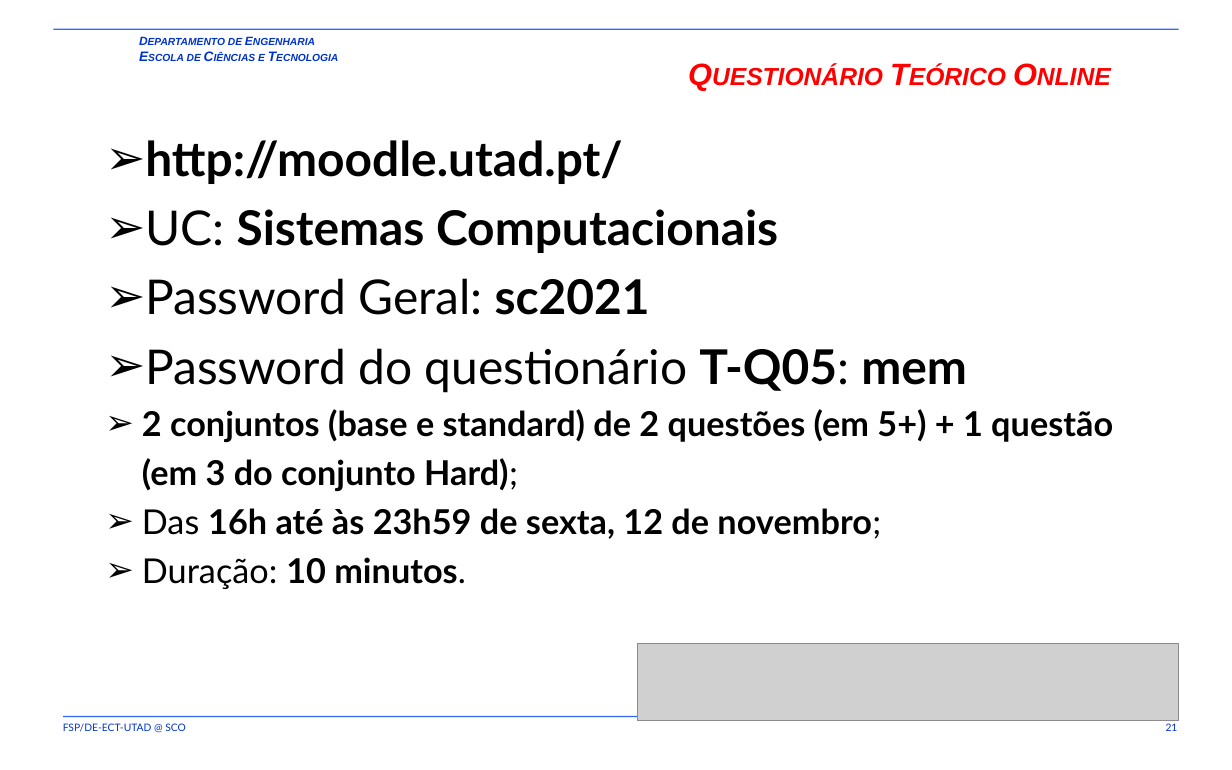
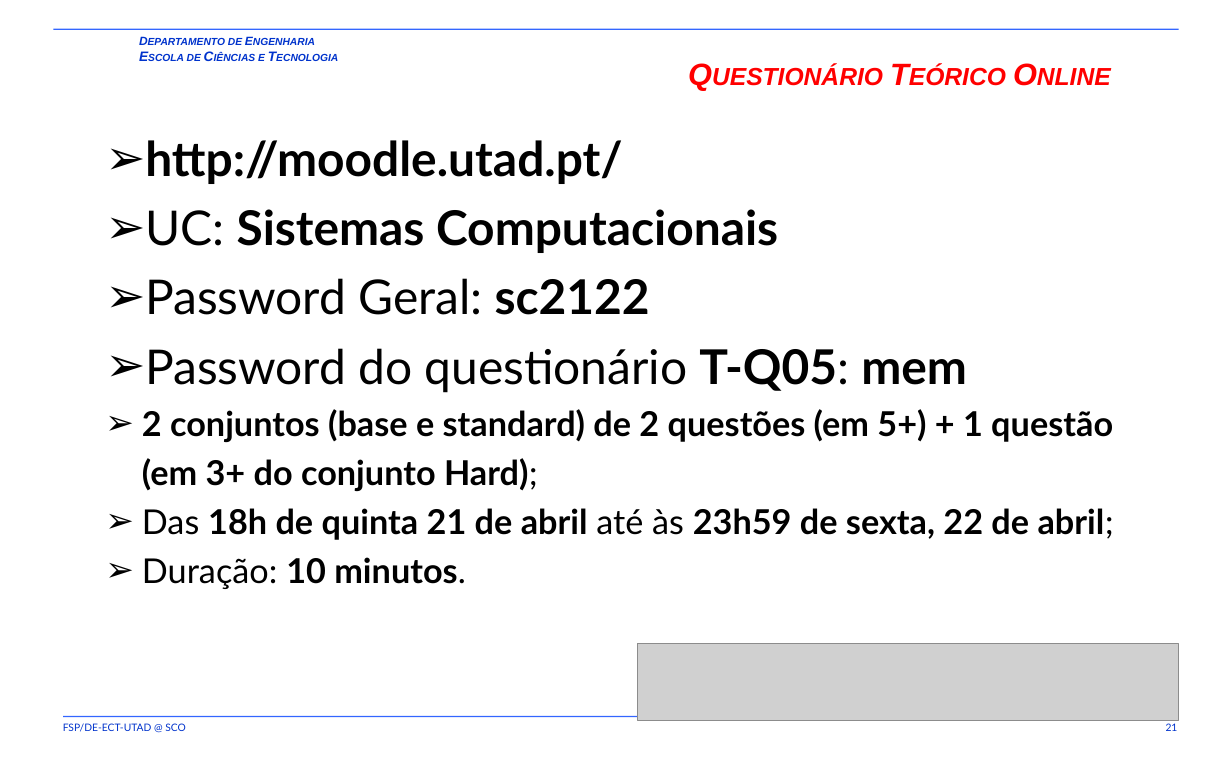
Before and after one commit to fsp864/UTAD-SCO, a slide deck: slide 21 of aulas/t/old/SCO-T1-A09-A10.pptx. Drawn at 1232x770 pixels with LibreOffice and Linux fonts; fonts in the diff are those of the drawing; grey boxes stand for pictures; background and template pictures are left out. Boxes give left, top, right and bottom in pixels: in the first picture for what was removed or moved away, otherwise in the second. Text is boxed around its words. In the diff, an @@ line names an element or a change of style, - is before the commit and + after.

```diff
--- a/aulas/t/old/SCO-T1-A09-A10.pptx
+++ b/aulas/t/old/SCO-T1-A09-A10.pptx
@@ text at bbox=[145, 278, 650, 315]: text changed @@
-  ➢ Password Geral: sc2021
+  ➢ Password Geral: sc2122
@@ text at bbox=[142, 409, 1114, 540]: text changed @@
-  ➢ 2 conjuntos (base e standard) de 2 questões (em 5+) + 1 questão (em 3 do conjunto Hard);
-  ➢ Das 16h até às 23h59 de sexta, 12 de novembro;
+  ➢ 2 conjuntos (base e standard) de 2 questões (em 5+) + 1 questão (em 3+ do conjunto Hard);
+  ➢ Das 18h de quinta 21 de abril até às 23h59 de sexta, 22 de abril;
```
Also in this commit, not shown: 4 other slides changed, 2 other files.
